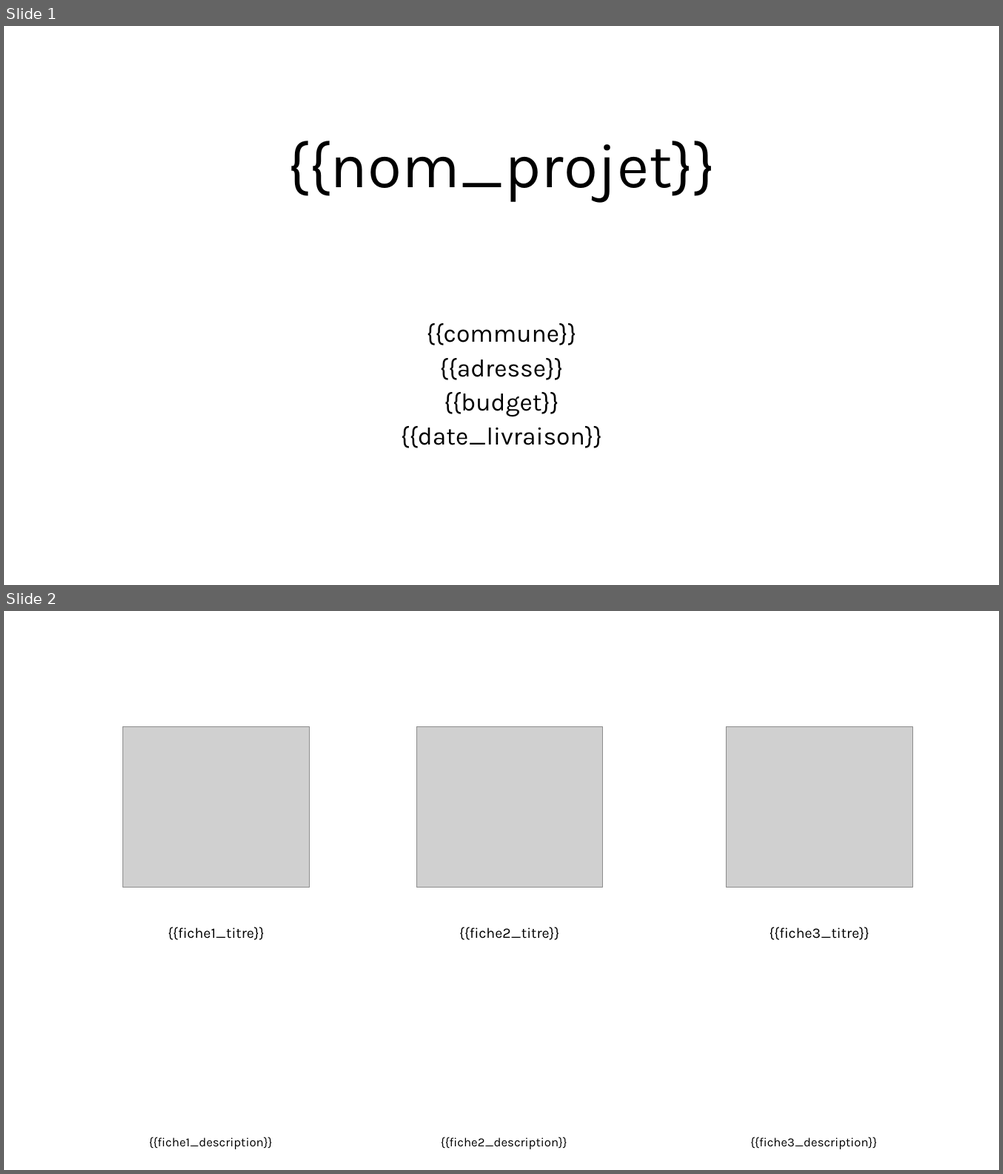
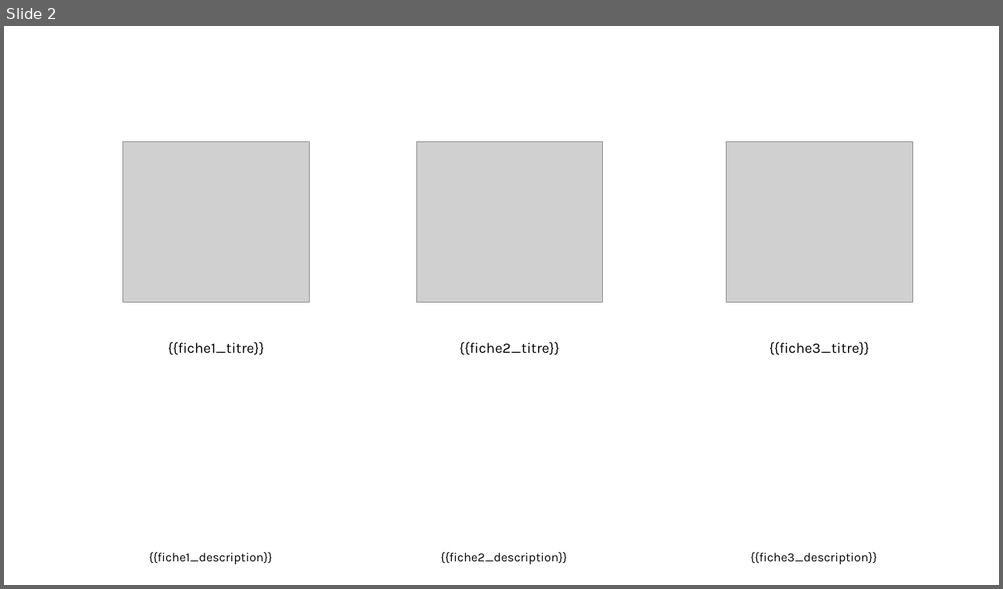
Before and after one commit to incubateur-ademe/plusfraichemaville-site, a slide deck: public/templates/template_synthese_projet.pptx. Shown one above the other, each under a label of ours: slides 1 and 2 before the commit, slide 2 after it. The pictures are 1003x1174 and 1003x589 pixels, drawn with LibreOffice and Linux fonts; fonts in the diff are those of the drawing; grey boxes stand for pictures. Boxes give left, top, right and bottom in pixels: in the first picture for what was removed or moved away, otherwise in the second. Text is boxed around its words. In the diff, an @@ line names an element or a change of style, - is before the commit and + after.

```diff
--- a/public/templates/template_synthese_projet.pptx
+++ b/public/templates/template_synthese_projet.pptx
@@ slide 1 removed at bbox=[4, 26, 999, 585], background #FFFFFF @@
@@ title removed at bbox=[287, 141, 715, 202] @@
-{{nom_projet}}
@@ subtitle removed at bbox=[401, 323, 603, 449] @@
-{{commune}}
-{{adresse}}
-{{budget}}
-{{date_livraison}}
```
Also in this commit, not shown: 1 slide added, 2 other files.
